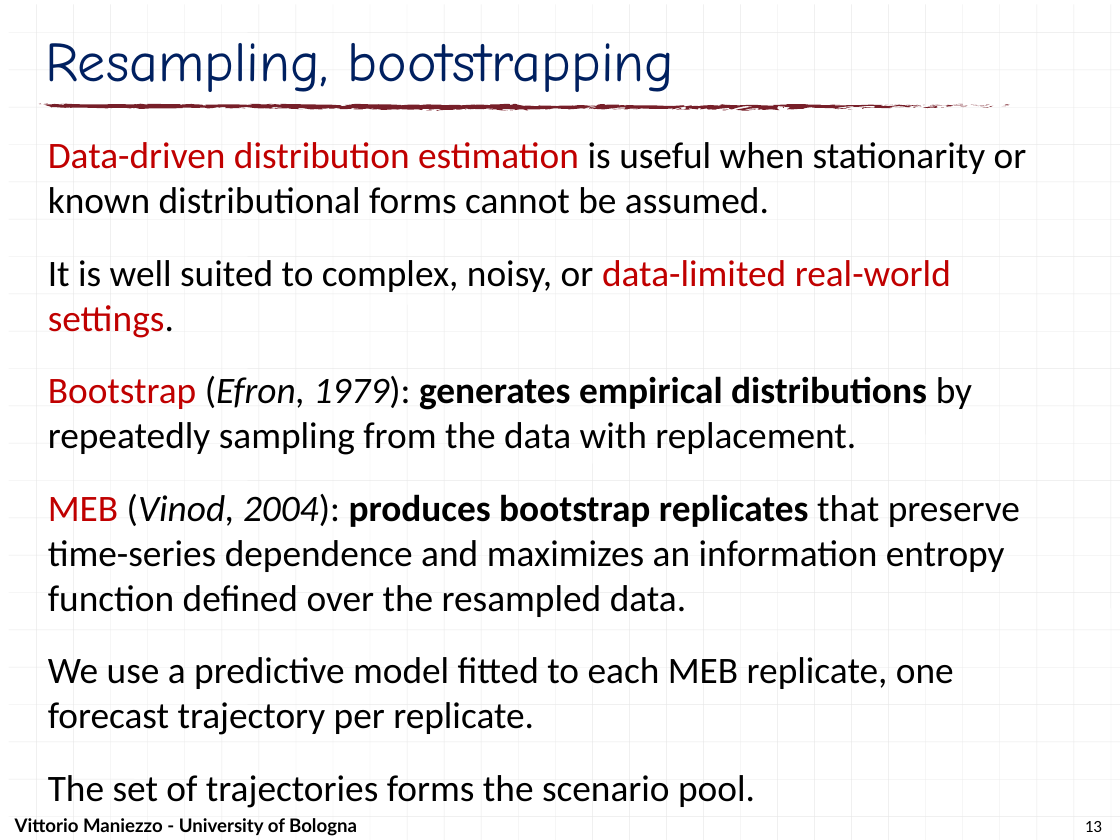
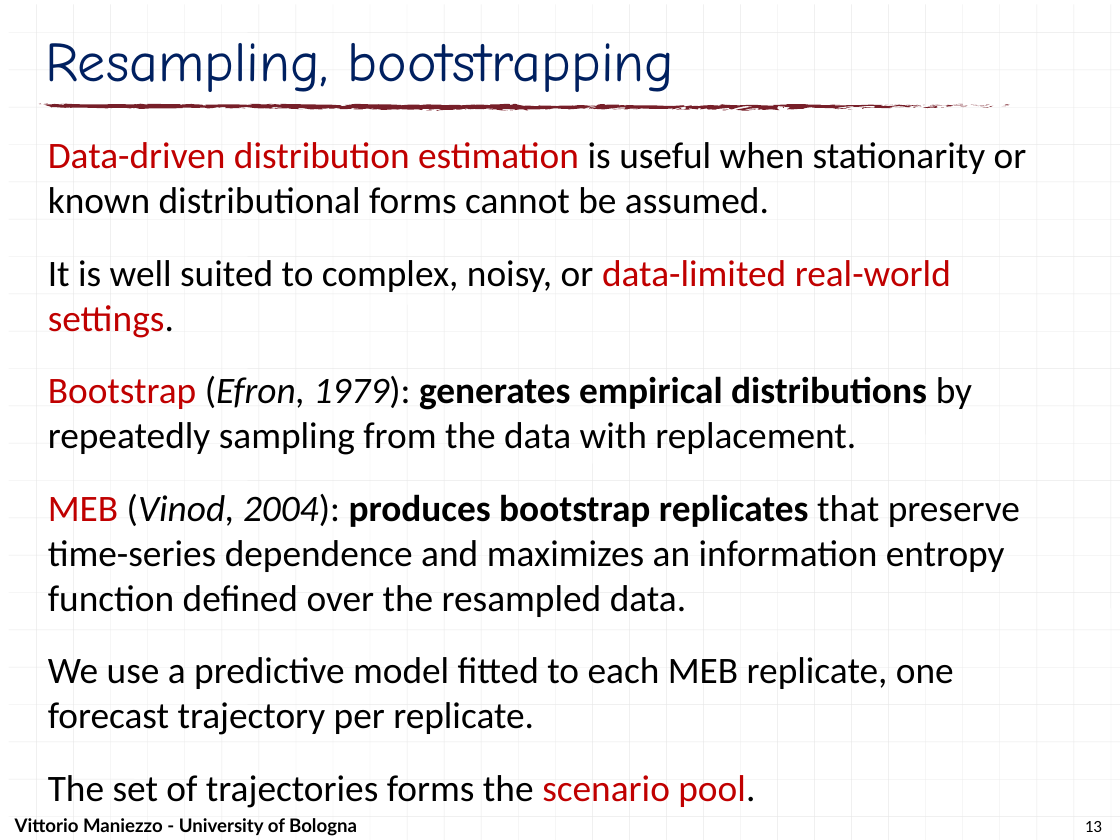
Before and after one commit to maniezzo/GDOforecast, a slide deck: slide 13 of doc/Schedulingseminar/schedulingSeminarXdock.pptx. Drawn at 1120x840 pixels with LibreOffice and Linux fonts; fonts in the diff are those of the drawing. Boxes give left, top, right and bottom in pixels: in the first picture for what was removed or moved away, otherwise in the second. Text is boxed around its words. In the diff, an @@ line names an element or a change of style, - is before the commit and + after.

```diff
--- a/doc/Schedulingseminar/schedulingSeminarXdock.pptx
+++ b/doc/Schedulingseminar/schedulingSeminarXdock.pptx
@@ text at [48, 775, 755, 808]: text colour #000000 to #C00000 in "scenario pool." @@
```
Also in this commit, not shown: 3 other slides changed, 1 slide removed.
